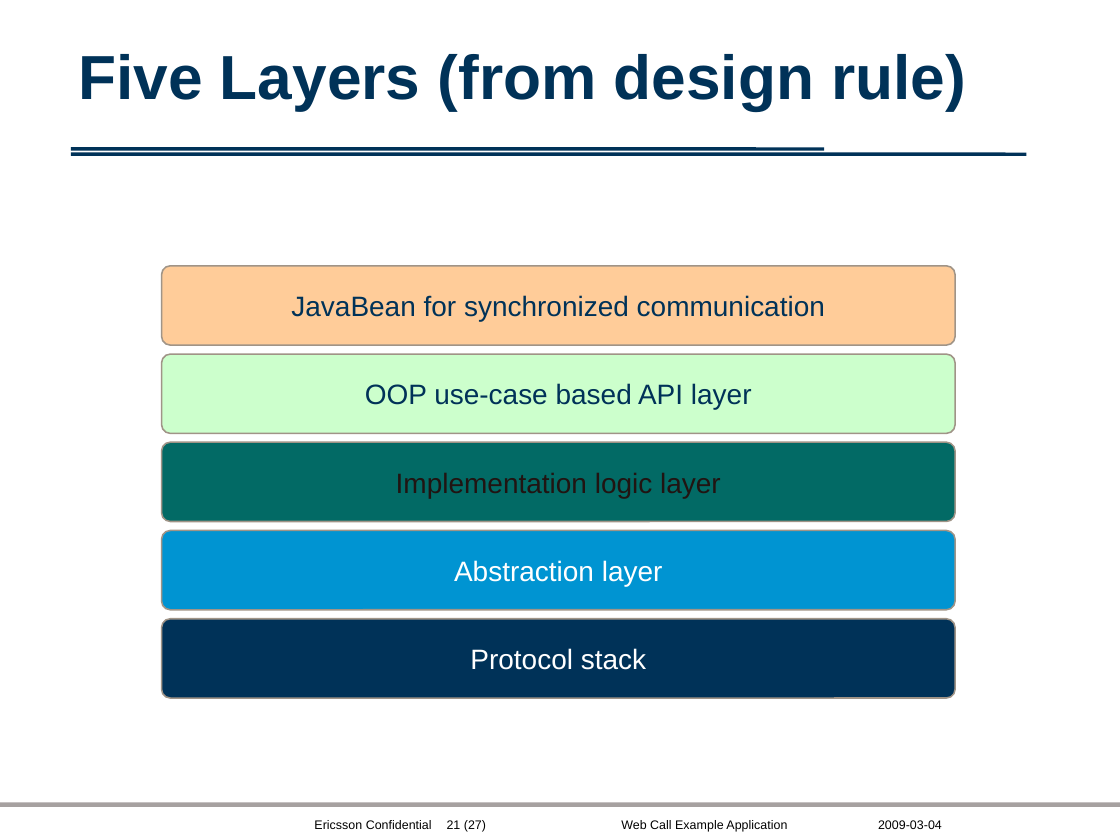
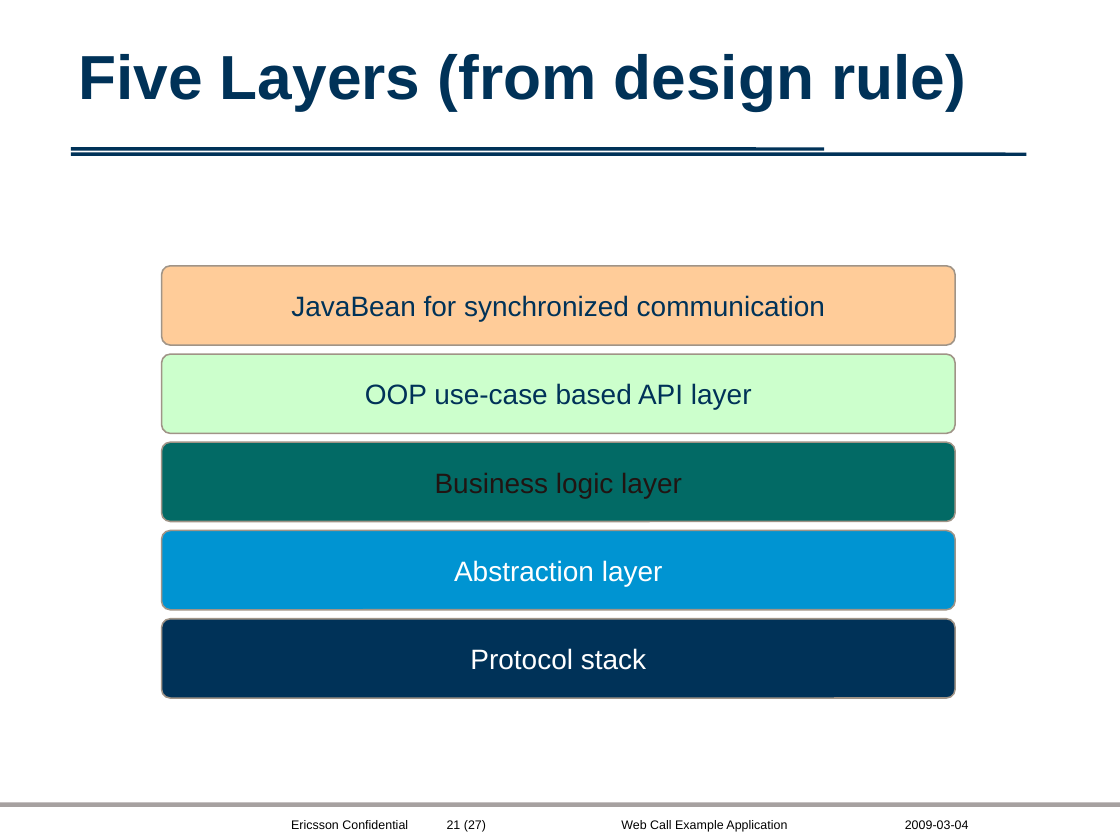
Before and after one commit to shanboli/shanbolihomepage, a slide deck: slide 21 of master_thesis/ref_docs/Web_Call_Example_Application.ppt. Drawn at 1120x840 pixels with LibreOffice and Linux fonts; fonts in the diff are those of the drawing; background and template pictures are left out. Boxes give left, top, right and bottom in pixels: in the first picture for what was removed or moved away, otherwise in the second. Text is boxed around its words. In the diff, an @@ line names an element or a change of style, - is before the commit and + after.

```diff
--- a/master_thesis/ref_docs/Web_Call_Example_Application.ppt
+++ b/master_thesis/ref_docs/Web_Call_Example_Application.ppt
@@ text in rounded rectangle at (435, 473, 682, 498): text changed @@
-Implementation logic layer
+Business logic layer
@@ text "Ericsson Confidential": place and size @@
-text "Ericsson Confidential" at (314, 820, 432, 829)
+text "Ericsson Confidential" at (291, 820, 408, 829)
@@ text "2009-03-04": place and size @@
-text "2009-03-04" at (878, 820, 942, 829)
+text "2009-03-04" at (905, 820, 969, 829)
```
Also in this commit, not shown: 24 other slides changed, 1 slide added, 1 slide removed, 11 other files.
